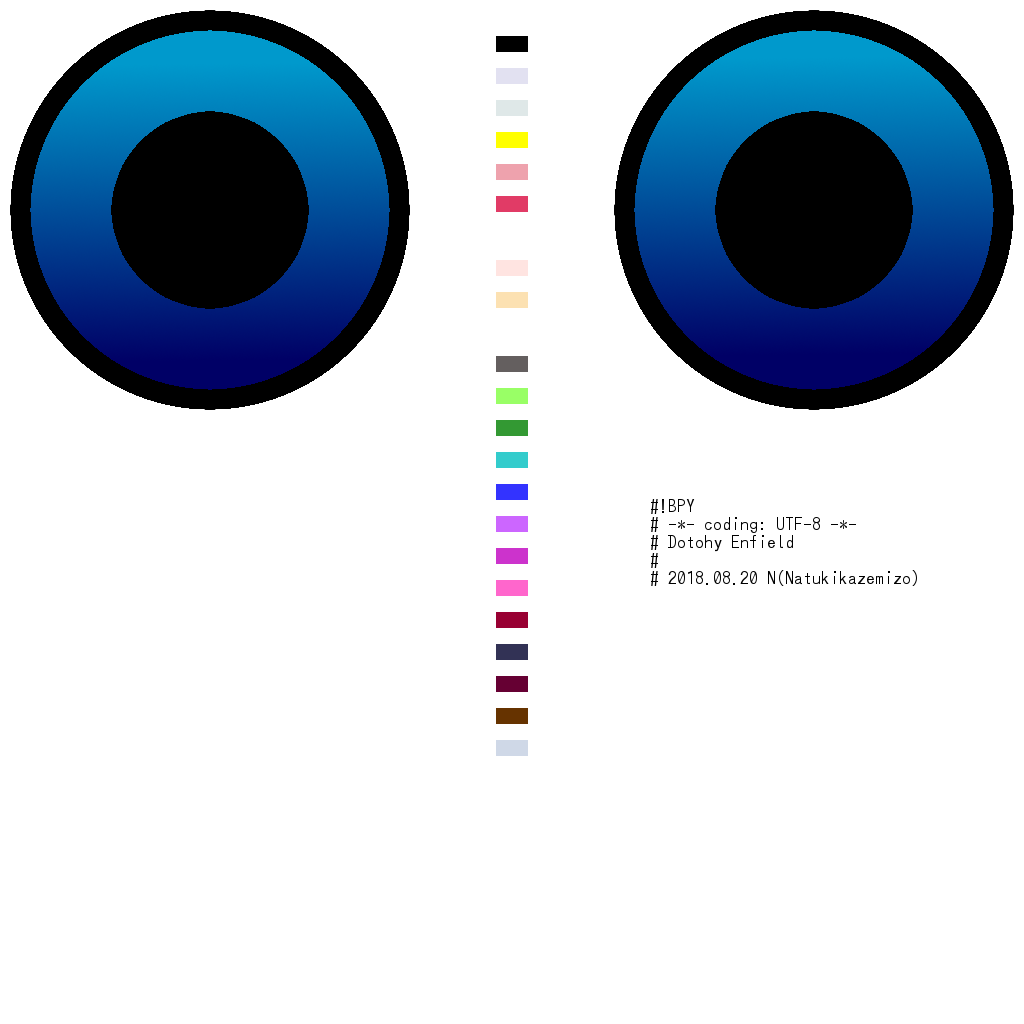
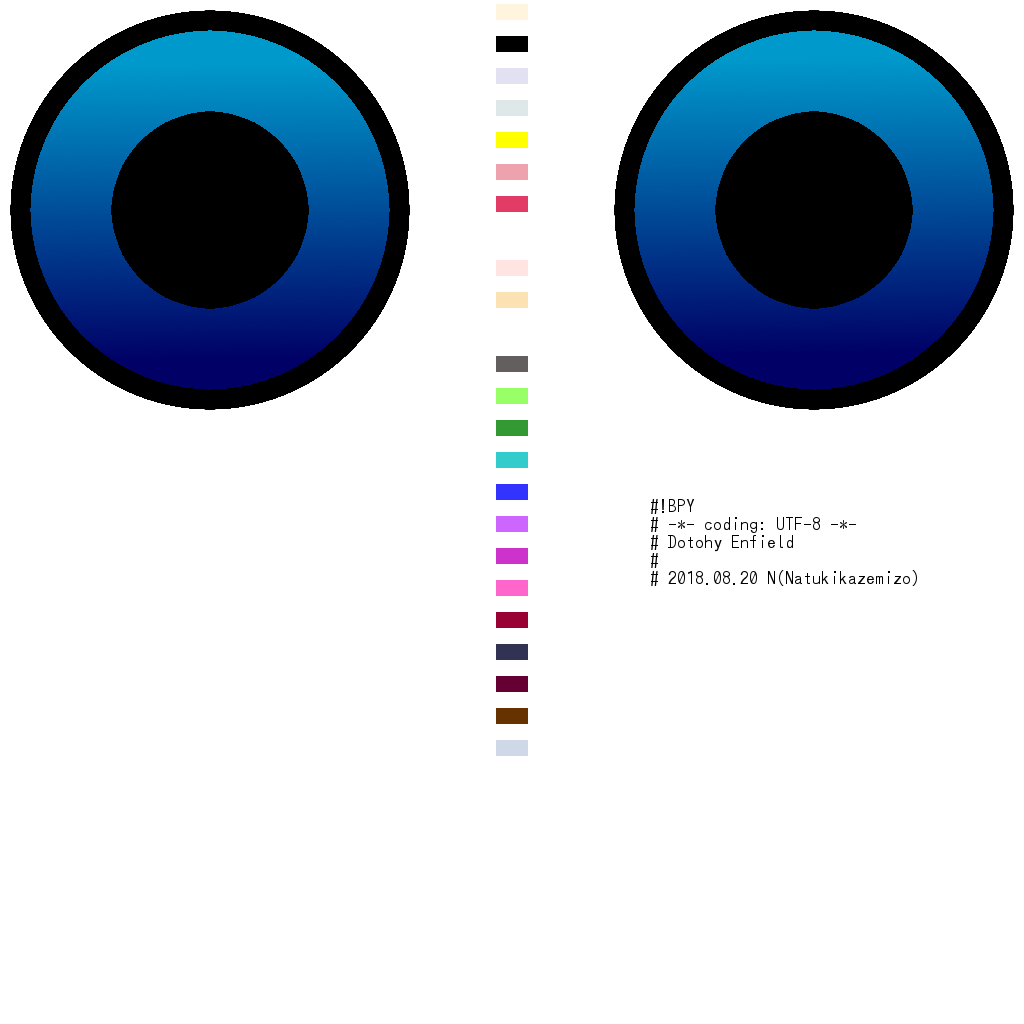
Before/after of a 1024×1024 layered artwork. What changed in the layer stack:
painted on "NewWhite" over 496, 4, 528, 20
